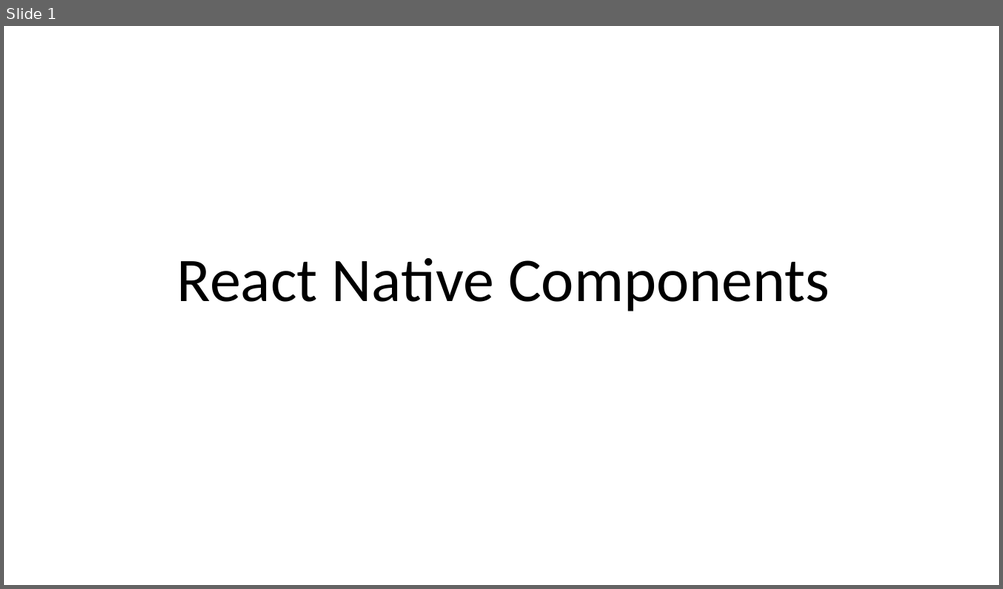
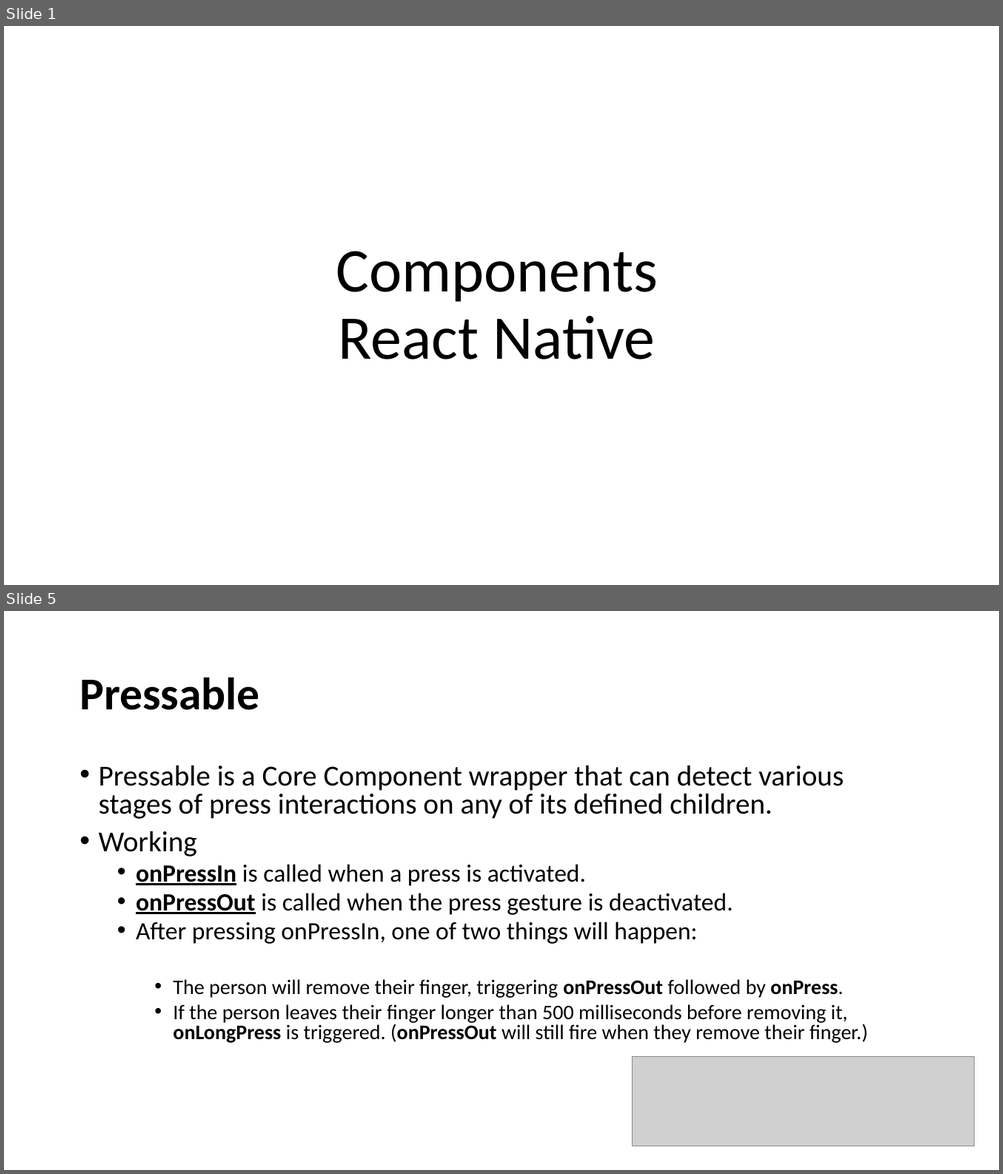
Before and after one commit to KamranCS/ReactNative-MAD-, a slide deck: Slides/Lecture06.pptx. Shown one above the other, each under a label of ours: slide 1 before the commit, slides 1 and 5 after it; the slides between them are not shown. The pictures are 1003x589 and 1003x1174 pixels, drawn with LibreOffice and Linux fonts; fonts in the diff are those of the drawing; grey boxes stand for pictures. Boxes give left, top, right and bottom in pixels: in the first picture for what was removed or moved away, otherwise in the second. Text is boxed around its words. In the diff, an @@ line names an element or a change of style, - is before the commit and + after.

```diff
--- a/Slides/Lecture06.pptx
+++ b/Slides/Lecture06.pptx
@@ slide 5 added at (x1=4, y1=611, x2=999, y2=1170), background #FFFFFF @@
@@ title added at (x1=79, y1=677, x2=259, y2=710), 44 pt, text #000000, bold @@
+Pressable
@@ text added at (x1=99, y1=765, x2=868, y2=1043), 20 pt, text #000000 @@
+• Pressable is a Core Component wrapper that can detect various stages of press interactions on any of its defined children.
+• Working
+  • onPressIn is called when a press is activated.
+  • onPressOut is called when the press gesture is deactivated.
+  • After pressing onPressIn, one of two things will happen:
+    • The person will remove their finger, triggering onPressOut followed by onPress.
+    • If the person leaves their finger longer than 500 milliseconds before removing it, onLongPress is triggered. (onPressOut will still fire when they remove their finger.)
@@ picture added at (x1=632, y1=1057, x2=974, y2=1147) @@
@@ slide 1 changed as well @@
@@ title at (x1=336, y1=251, x2=657, y2=360): text changed @@
-React Native Components
+Components
+React Native
```
Also in this commit, not shown: 1 other slide changed, 5 other slides added, 1 slide removed, 1 other file.
